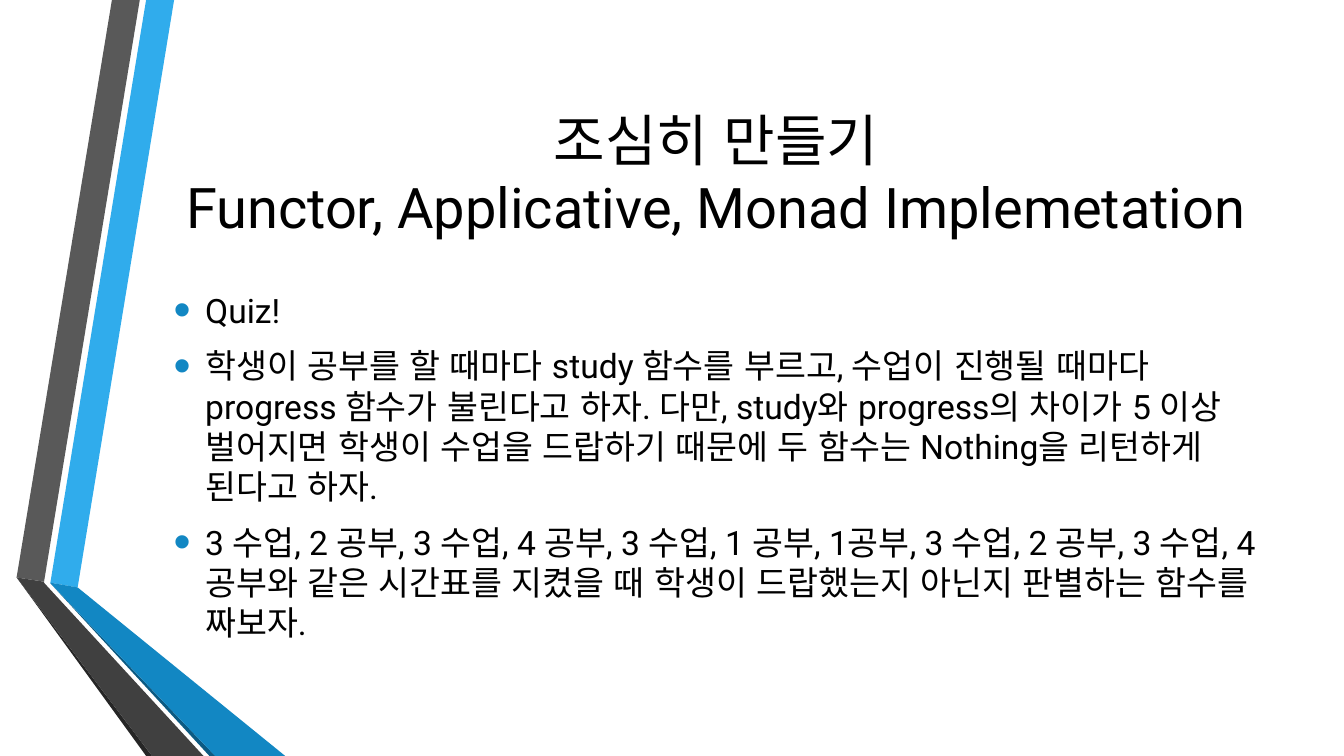
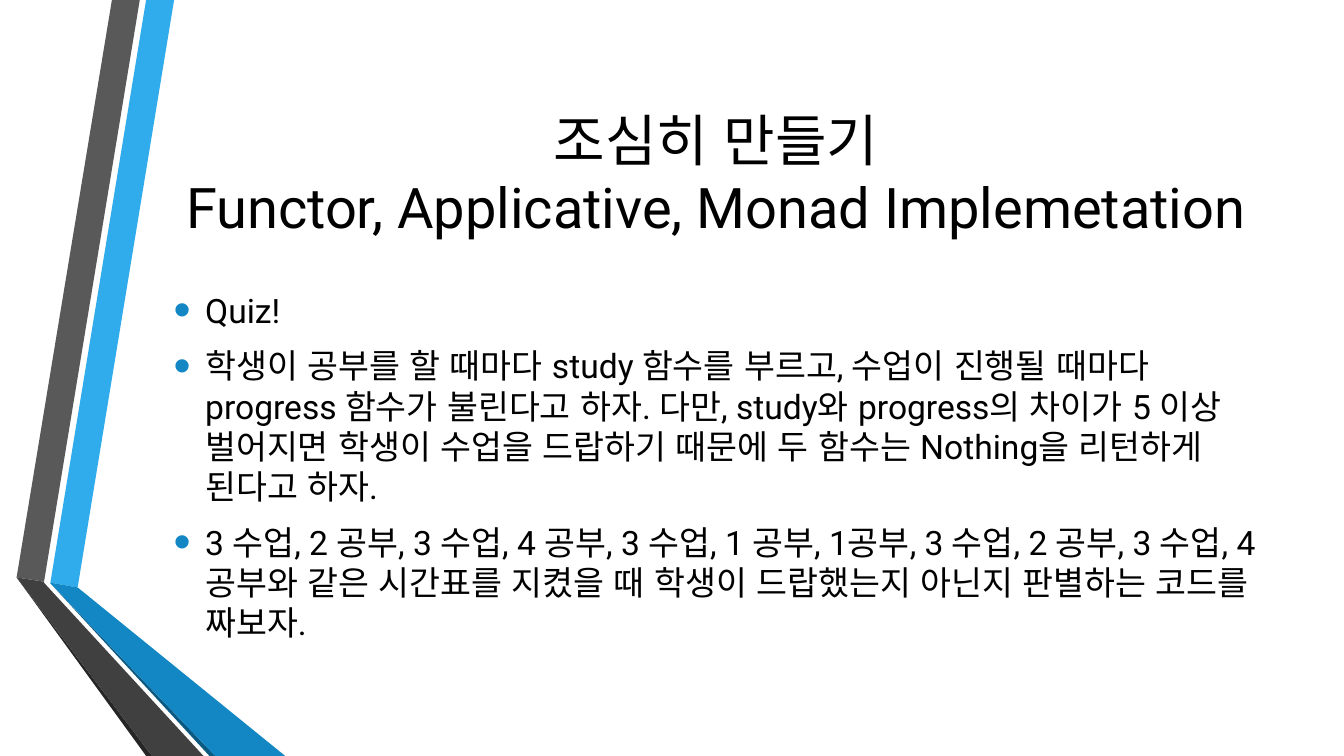
Before and after one commit to Ailrun/HaskellTutorial, a slide deck: slide 79 of Haskell04.pptx. Drawn at 1344x756 pixels with LibreOffice and Linux fonts; fonts in the diff are those of the drawing; background and template pictures are left out. Boxes give left, top, right and bottom in pixels: in the first picture for what was removed or moved away, otherwise in the second. Text is boxed around its words. In the diff, an @@ line names an element or a change of style, - is before the commit and + after.

```diff
--- a/Haskell04.pptx
+++ b/Haskell04.pptx
@@ text at [205, 527, 1256, 638]: text changed @@
-• 3 수업, 2 공부, 3 수업, 4 공부, 3 수업, 1 공부, 1공부, 3 수업, 2 공부, 3 수업, 4 공부와 같은 시간표를 지켰을 때 학생이 드랍했는지 아닌지 판별하는 함수를 짜보자.
+• 3 수업, 2 공부, 3 수업, 4 공부, 3 수업, 1 공부, 1공부, 3 수업, 2 공부, 3 수업, 4 공부와 같은 시간표를 지켰을 때 학생이 드랍했는지 아닌지 판별하는 코드를 짜보자.
```
Also in this commit, not shown: 5 other slides changed, 1 slide added, 6 other files.
